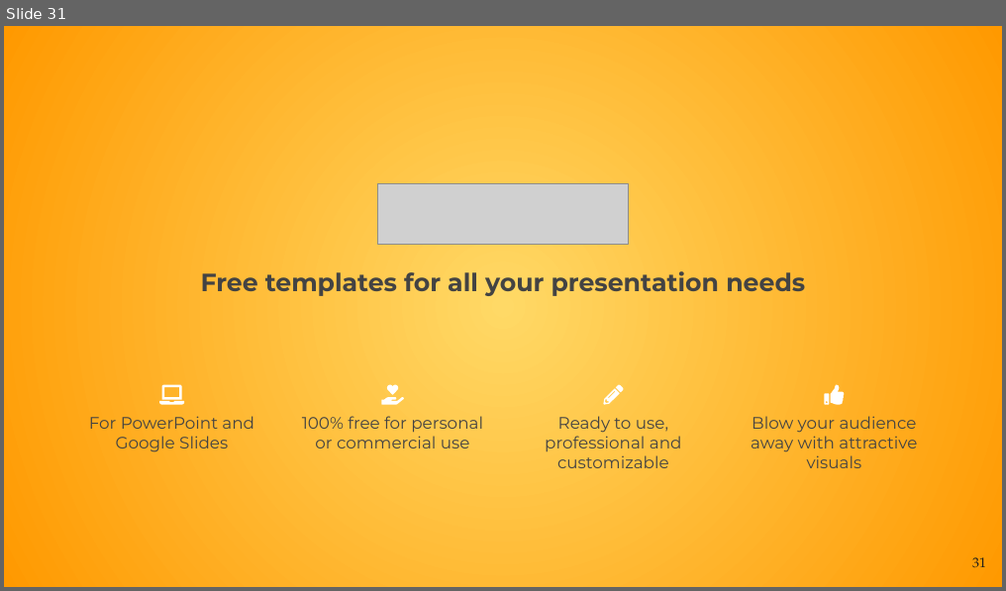
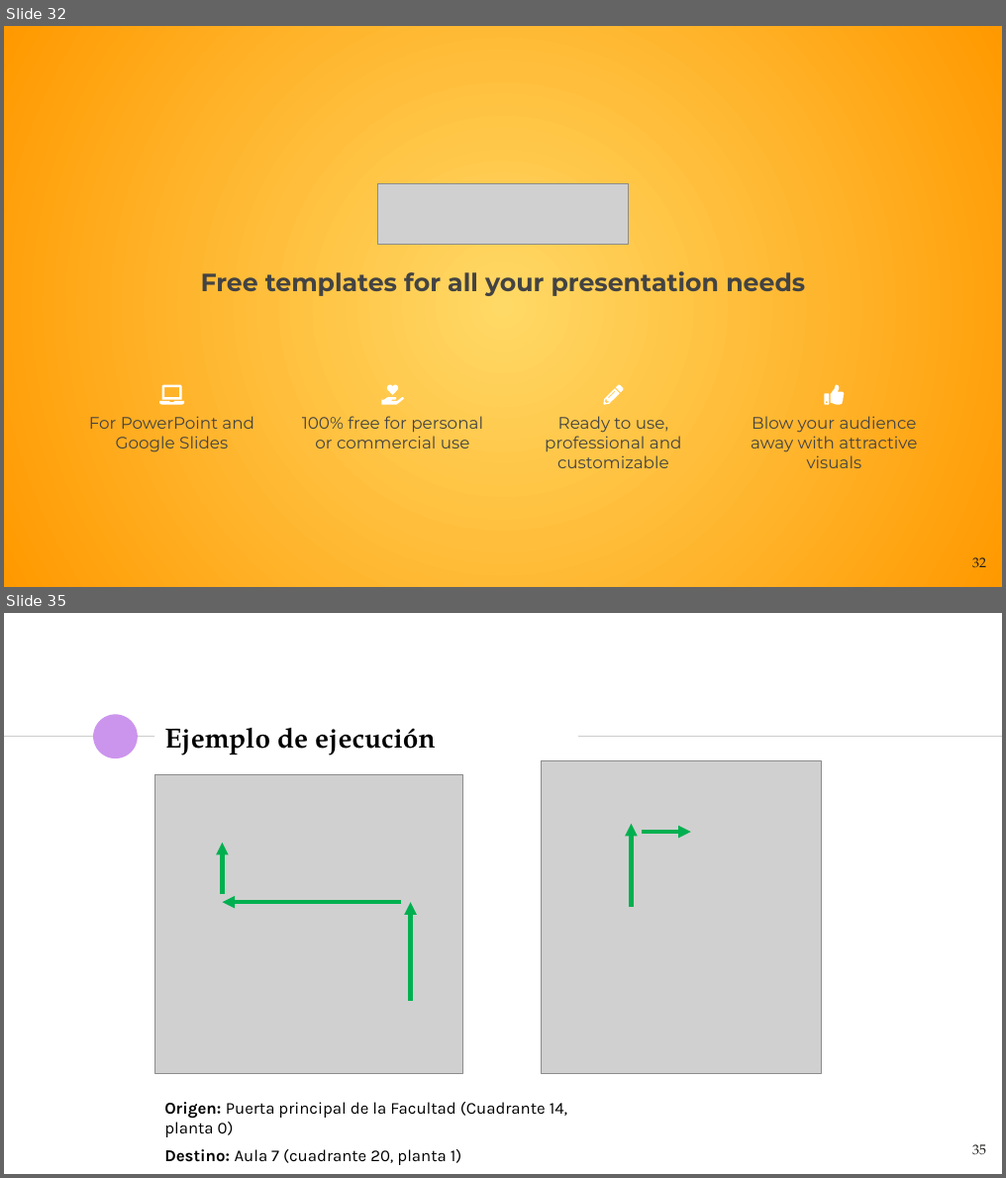
Before and after one commit to NILGroup/TFG-1920-DiscapacidadVisual, a slide deck: Defensa/Viola · SlidesCarnival.pptx. Shown one above the other, each under a label of ours: slide 31 before the commit, slides 32 and 35 after it; the slides between them are not shown. The pictures are 1006x591 and 1006x1178 pixels, drawn with LibreOffice and Linux fonts; fonts in the diff are those of the drawing; grey boxes stand for pictures. Boxes give left, top, right and bottom in pixels: in the first picture for what was removed or moved away, otherwise in the second. Text is boxed around its words. In the diff, an @@ line names an element or a change of style, - is before the commit and + after.

```diff
--- a/Defensa/Viola · SlidesCarnival.pptx
+++ b/Defensa/Viola · SlidesCarnival.pptx
@@ slide 35 added at [4,613,1002,1174], background #FFFFFF @@
@@ ellipse added at [93,715,137,759], fill #CC95ED @@
@@ title added at [164,728,435,756], 20 pt, text #000000, bold @@
+Ejemplo de ejecución
@@ line added from (4, 737) to (153, 737), #CCCCCC 0.75 pt @@
@@ line added from (579, 737) to (1002, 737), #CCCCCC 0.75 pt @@
@@ picture added at [542,761,823,1074] @@
@@ group added at [154,774,463,1073]: 3 arrows, 1 picture @@
@@ arrow added from (631, 906) to (631, 824), #00B050 3 pt @@
@@ arrow added from (642, 832) to (691, 832), #00B050 3 pt @@
@@ text added at [164,1102,567,1165], 12 pt, text #000000 @@
+Origen: Puerta principal de la Facultad (Cuadrante 14, planta 0)
+Destino: Aula 7 (cuadrante 20, planta 1)
@@ page number added at [972,1145,986,1156], 10 pt, text #1D1D1B @@
+35
@@ what was slide 31 is now slide 32 @@
@@ page number at [972,558,986,569]: text changed @@
-31
+32
```
Also in this commit, not shown: 28 slides changed, 12 other slides added, 2 slides removed, 2 other files.
